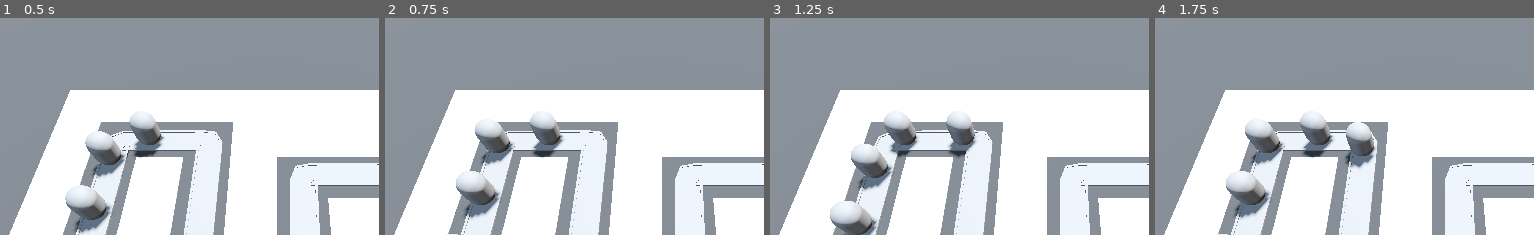
Above: before the commit, frames 1-4 (left to right).
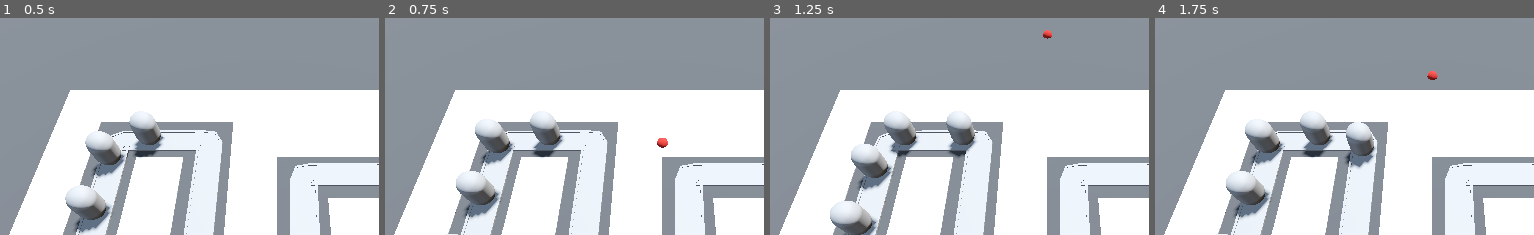
Above: after the commit, the same moments.

Repository: Ghosty-CodeX/Barbarian_Blaster
Game: Godot game, scene res://Scenes/Levels/BaseLevel.tscn
Same seed, same stepped clock (60 frames per second), same inputs: the game is played once before the commit and once after it.
Inputs (mouse positions are % of the whole screen's width and height, from its top left):
- Up to frame 1 (0.5 s): no input
- Up to frame 2 (0.75 s): move the mouse to (71, 43) at 0.52 s; press the mouse at (71, 43) at 0.53 s
- Up to frame 3 (1.25 s): no input
- Up to frame 4 (1.75 s): move the mouse to (27, 54) at 1.27 s; release the mouse at (27, 54) at 1.28 s; click (27, 54) at 1.35 s
The pictures show only the part of the screen within x 11-61%, y 0-50%; the shares and areas given below are measured in that part.

Frame 1 is identical in both runs. In frame 2, 0.1% of the frame differs, in the area x 71-75%, y 55-60%; in frame 3, less than 0.1%; in frame 4, less than 0.1%.

Commit message:
Projectile_spawning

Diff:
--- /dev/null
+++ b/Scenes/Turret/projectile.tscn
@@ -0,0 +1,21 @@
+[gd_scene load_steps=5 format=3 uid="uid://cf2ivghmtsnmg"]
+
+[ext_resource type="Script" uid="uid://bxv63ld0tki15" path="res://Scripts/projectile.gd" id="1_5ac2p"]
+
+[sub_resource type="StandardMaterial3D" id="StandardMaterial3D_786ke"]
+albedo_color = Color(0.666667, 0.156863, 0.12549, 1)
+
+[sub_resource type="SphereMesh" id="SphereMesh_5ac2p"]
+material = SubResource("StandardMaterial3D_786ke")
+
+[sub_resource type="SphereShape3D" id="SphereShape3D_tnjki"]
+
+[node name="Projectile" type="Area3D"]
+top_level = true
+script = ExtResource("1_5ac2p")
+
+[node name="MeshInstance3D" type="MeshInstance3D" parent="."]
+mesh = SubResource("SphereMesh_5ac2p")
+
+[node name="CollisionShape3D" type="CollisionShape3D" parent="."]
+shape = SubResource("SphereShape3D_tnjki")
--- /dev/null
+++ b/Scenes/Turret/turret.gd
@@ -0,0 +1,7 @@
+extends Node3D
+
+@export var projectile : PackedScene
+
+func _ready() -> void:
+	var shot = projectile.instantiate()
+	add_child(shot)
--- a/Scenes/Turret/turret.tscn
+++ b/Scenes/Turret/turret.tscn
@@ -1,6 +1,8 @@
-[gd_scene load_steps=8 format=3 uid="uid://buytw0oqckgfk"]
+[gd_scene load_steps=10 format=3 uid="uid://buytw0oqckgfk"]
 
+[ext_resource type="Script" uid="uid://1xdxe6ibonjn" path="res://Scenes/Turret/turret.gd" id="1_etrqn"]
 [ext_resource type="Material" uid="uid://b1qpovjep2b5q" path="res://Scenes/Turret/TurretMaterial.tres" id="1_g21w5"]
+[ext_resource type="PackedScene" uid="uid://cf2ivghmtsnmg" path="res://Scenes/Turret/projectile.tscn" id="2_etrqn"]
 
 [sub_resource type="CylinderMesh" id="CylinderMesh_7q7yc"]
 height = 1.0
@@ -26,6 +28,8 @@
 font_size = 20
 
 [node name="Turret" type="Node3D"]
+script = ExtResource("1_etrqn")
+projectile = ExtResource("2_etrqn")
 
 [node name="TurretBase" type="MeshInstance3D" parent="."]
 transform = Transform3D(1, 0, 0, 0, 1, 0, 0, 0, 1, 0, 0.5, 0)
--- /dev/null
+++ b/Scripts/projectile.gd
@@ -0,0 +1,9 @@
+extends Area3D
+
+var direction : Vector3 = Vector3.FORWARD
+
+@export var speed := 30.0
+
+
+func _physics_process(delta: float) -> void:
+	position += direction * speed * delta
Not shown, added: Scenes/Turret/turret.gd.uid
Not shown, added: Scripts/projectile.gd.uid
